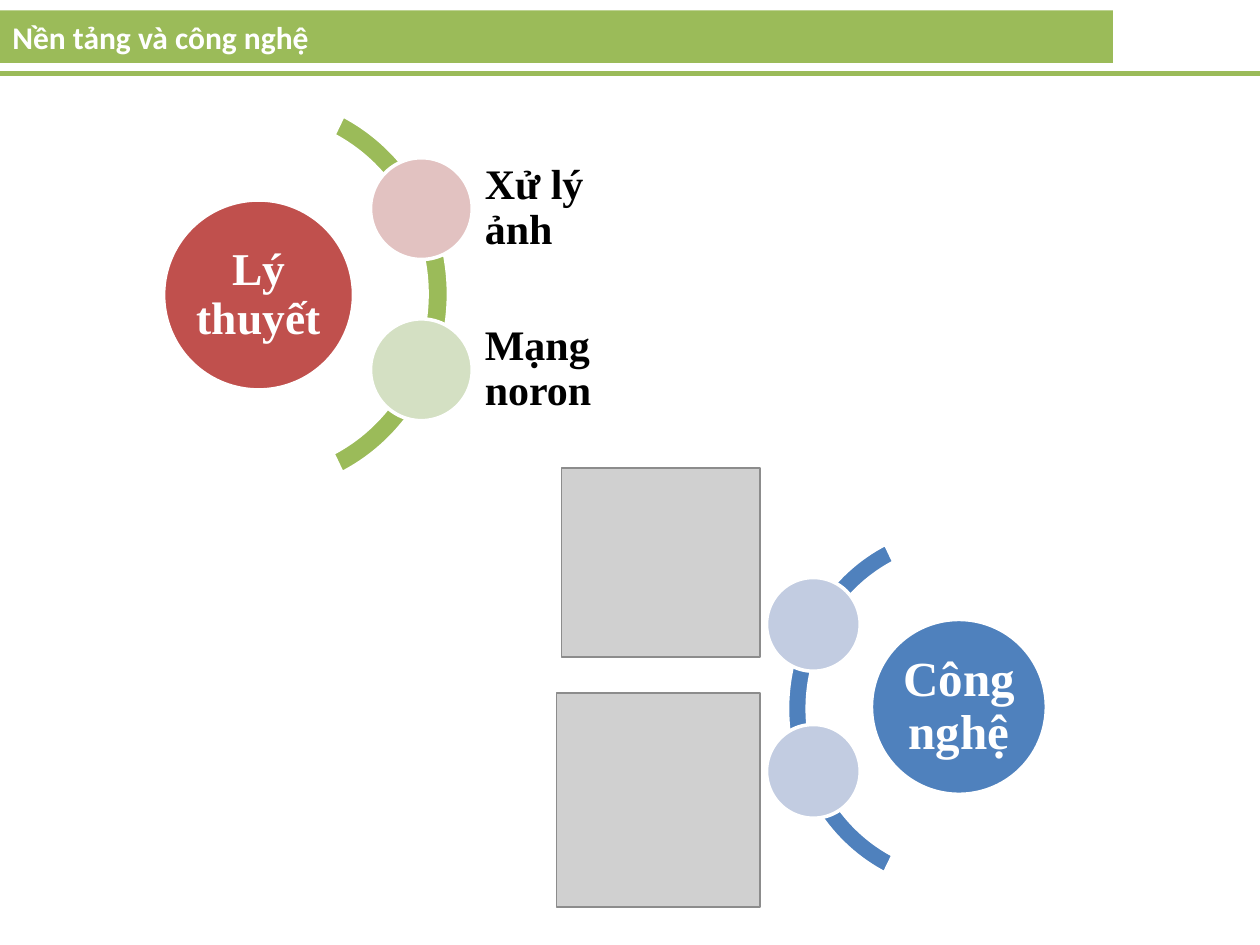
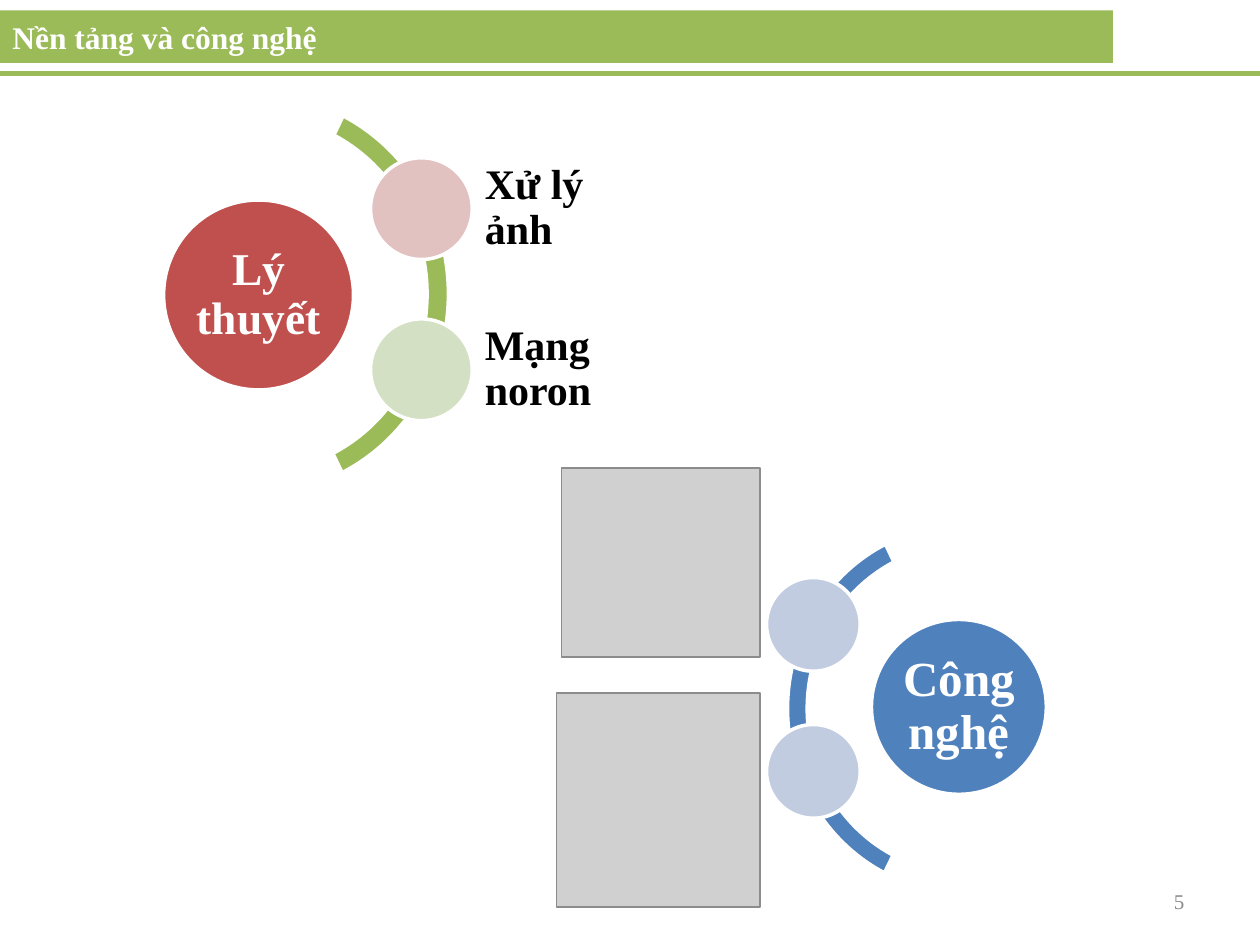
Before and after one commit to gilang07/sign-traffic-recognition, a slide deck: slide 5 of doc/LuanVan.pptx (slide 4 before the commit). Drawn at 1260x945 pixels with LibreOffice and Linux fonts; fonts in the diff are those of the drawing; grey boxes stand for pictures. Boxes give left, top, right and bottom in pixels: in the first picture for what was removed or moved away, otherwise in the second. Text is boxed around its words. In the diff, an @@ line names an element or a change of style, - is before the commit and + after.

```diff
--- a/doc/LuanVan.pptx
+++ b/doc/LuanVan.pptx
@@ rectangle "Nền tảng và công nghệ" at bbox=[0, 10, 1113, 63]: font Calibri to Times New Roman @@
@@ page number added at bbox=[1174, 895, 1184, 909], 12 pt, text #8C8C8C @@
+5
```
Also in this commit, not shown: 14 other slides changed, 4 slides added, 1 other file.
